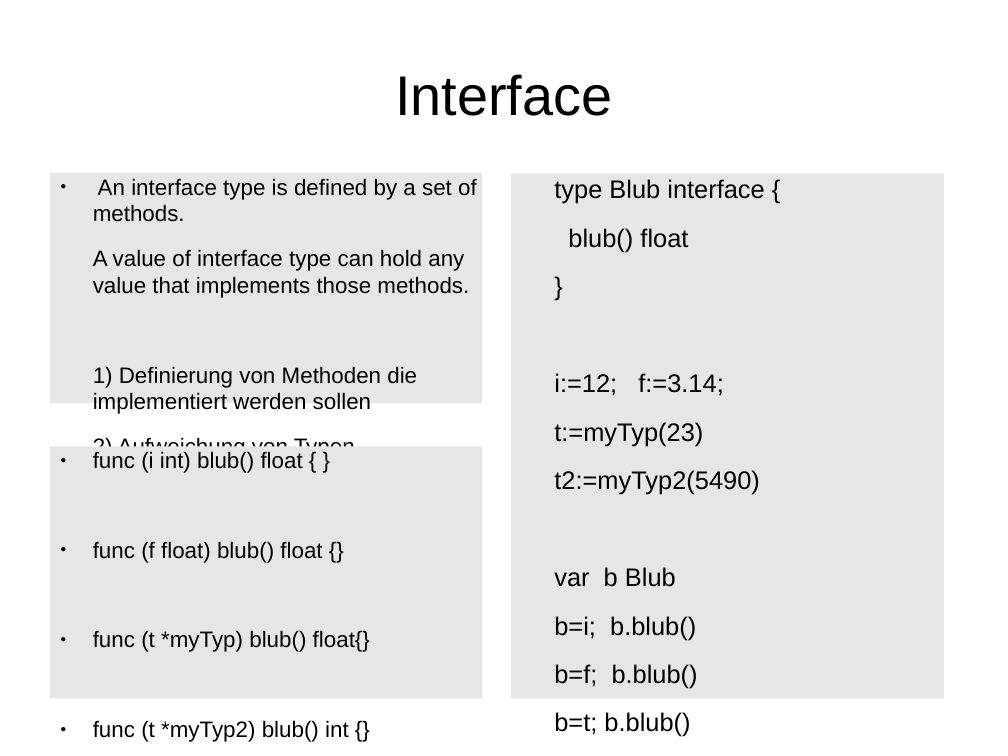
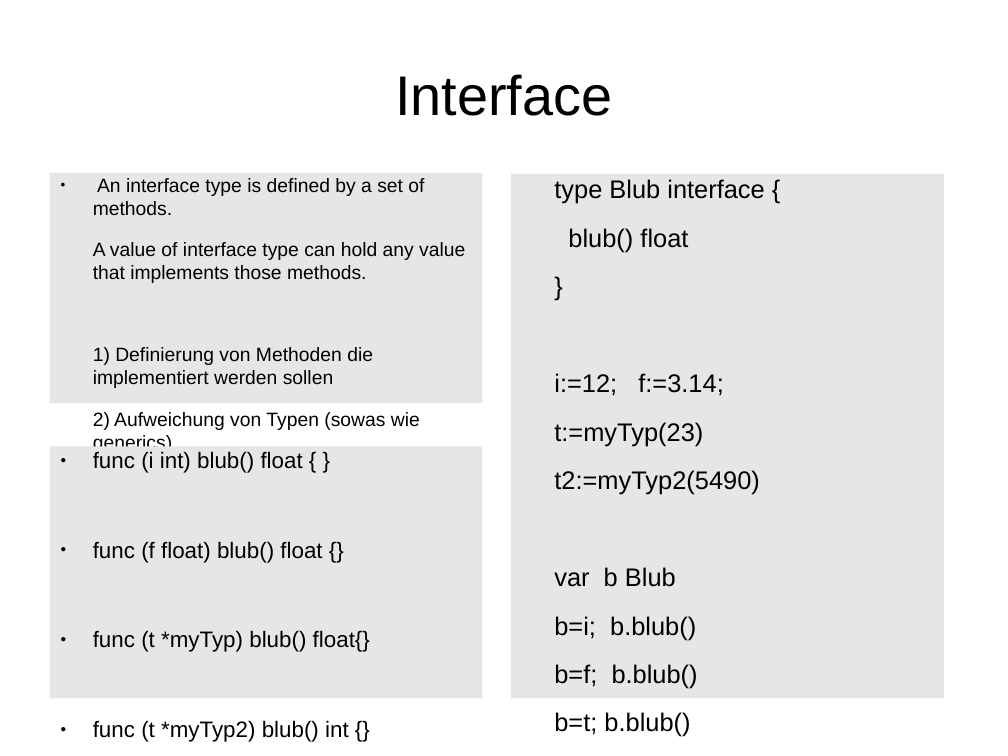
Before and after one commit to rayank77b/smallStuffs, a slide deck: slide 31 of programmierung/vortrag/golang.odp. Drawn at 1008x756 pixels with LibreOffice and Linux fonts; fonts in the diff are those of the drawing. Boxes give left, top, right and bottom in pixels: in the first picture for what was removed or moved away, otherwise in the second. Text is boxed around its words. In the diff, an @@ line names an element or a change of style, - is before the commit and + after.

```diff
--- a/programmierung/vortrag/golang.odp
+++ b/programmierung/vortrag/golang.odp
@@ text at box(93, 178, 465, 388): size 17.6 to 15.2 pt in "An interface type is defined by a ...", "A value of interface type can hold ...", "1) Definierung von Methoden die implementiert werden ..." @@
@@ text at box(93, 412, 420, 454): text changed; size 17.6 to 15.2 pt @@
-2) Aufweichung von Typen
+2) Aufweichung von Typen (sowas wie generics)
```
Also in this commit, not shown: 4 other slides changed, 4 other files.
